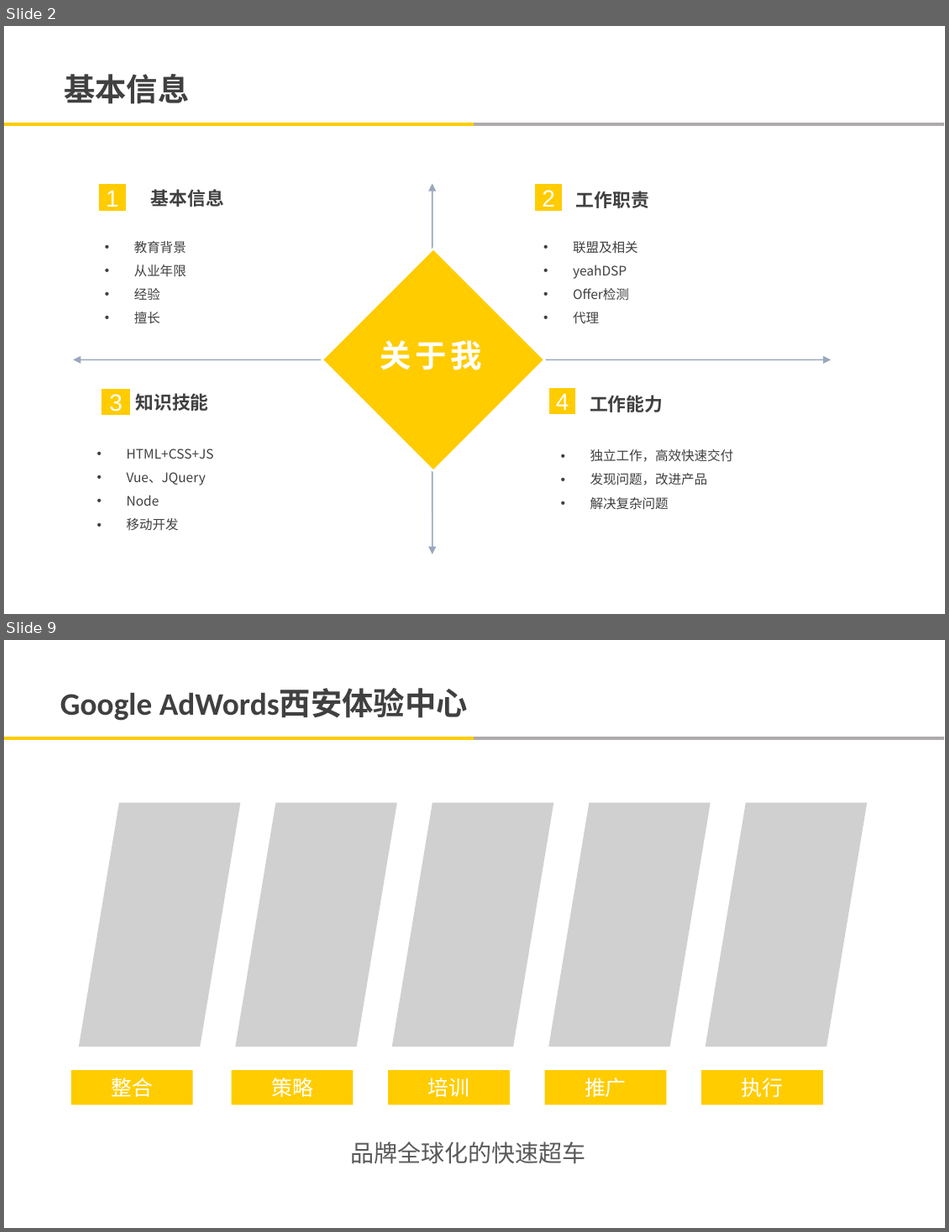
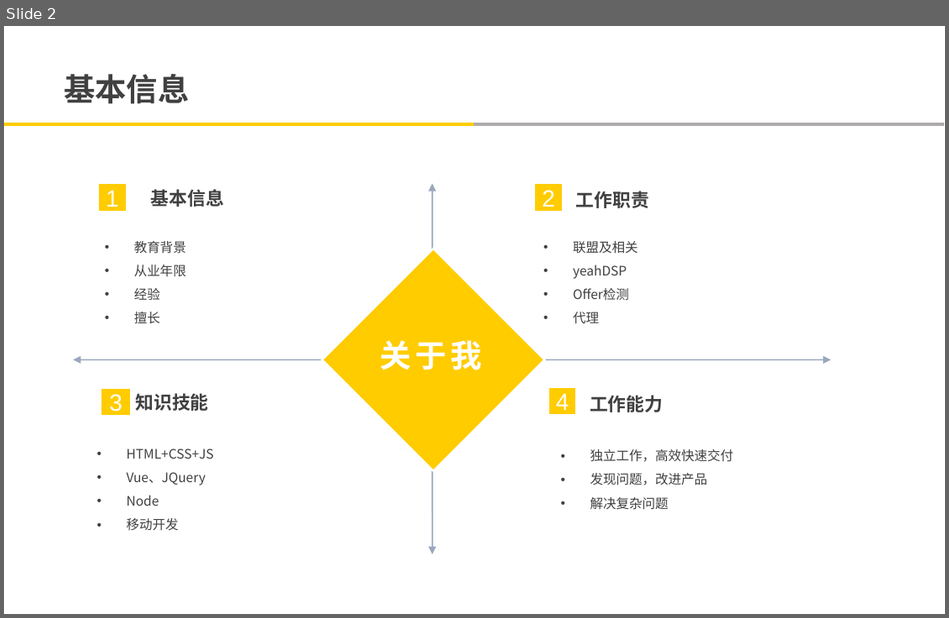
Before and after one commit to yian529/elaine, a slide deck: 申请/马爱莲-广告平台BU-国际业务部-产品技术组-申请职级T5.pptx. Shown one above the other, each under a label of ours: slides 2 and 9 before the commit, slide 2 after it; the slides between them are not shown. The pictures are 949x1232 and 949x618 pixels, drawn with LibreOffice and Linux fonts; fonts in the diff are those of the drawing; grey boxes stand for pictures; background and template pictures are left out. Boxes give left, top, right and bottom in pixels: in the first picture for what was removed or moved away, otherwise in the second. Text is boxed around its words. In the diff, an @@ line names an element or a change of style, - is before the commit and + after.

```diff
--- a/申请/马爱莲-广告平台BU-国际业务部-产品技术组-申请职级T5.pptx
+++ b/申请/马爱莲-广告平台BU-国际业务部-产品技术组-申请职级T5.pptx
@@ slide 9 removed at bbox=[4, 640, 945, 1228], background #FFFFFF; not listed: 2 template elements that a slide beside it also shows @@
@@ text removed at bbox=[60, 689, 468, 721] @@
-Google AdWords西安体验中心
@@ picture removed at bbox=[78, 803, 240, 1047] @@
@@ picture removed at bbox=[236, 803, 397, 1047] @@
@@ picture removed at bbox=[391, 803, 553, 1047] @@
@@ picture removed at bbox=[548, 803, 710, 1047] @@
@@ picture removed at bbox=[705, 803, 867, 1047] @@
@@ rectangle removed at bbox=[71, 1070, 192, 1105] @@
-整合
@@ rectangle removed at bbox=[232, 1070, 353, 1105] @@
-策略
@@ rectangle removed at bbox=[388, 1070, 509, 1105] @@
-培训
@@ rectangle removed at bbox=[545, 1070, 666, 1105] @@
-推广
@@ rectangle removed at bbox=[701, 1070, 822, 1105] @@
-执行
@@ text removed at bbox=[350, 1141, 585, 1164] @@
-品牌全球化的快速超车
```
Also in this commit, not shown: 3 slides changed, 3 slides added, 6 other slides removed, 1 other file.
